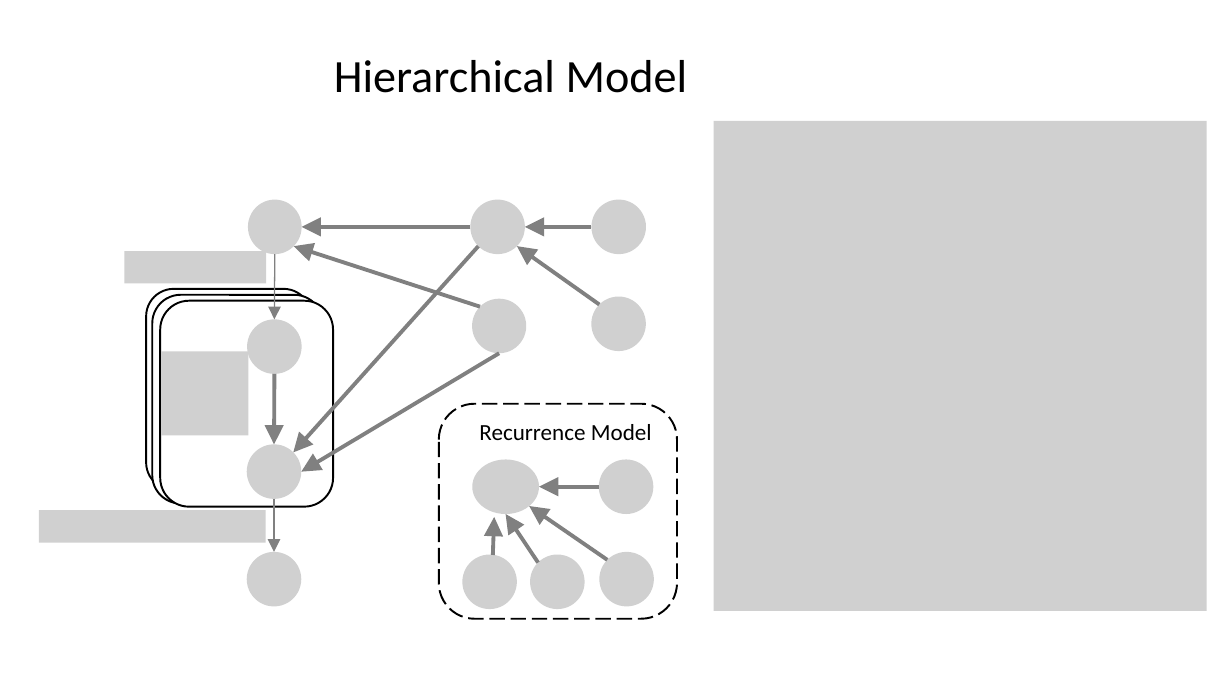
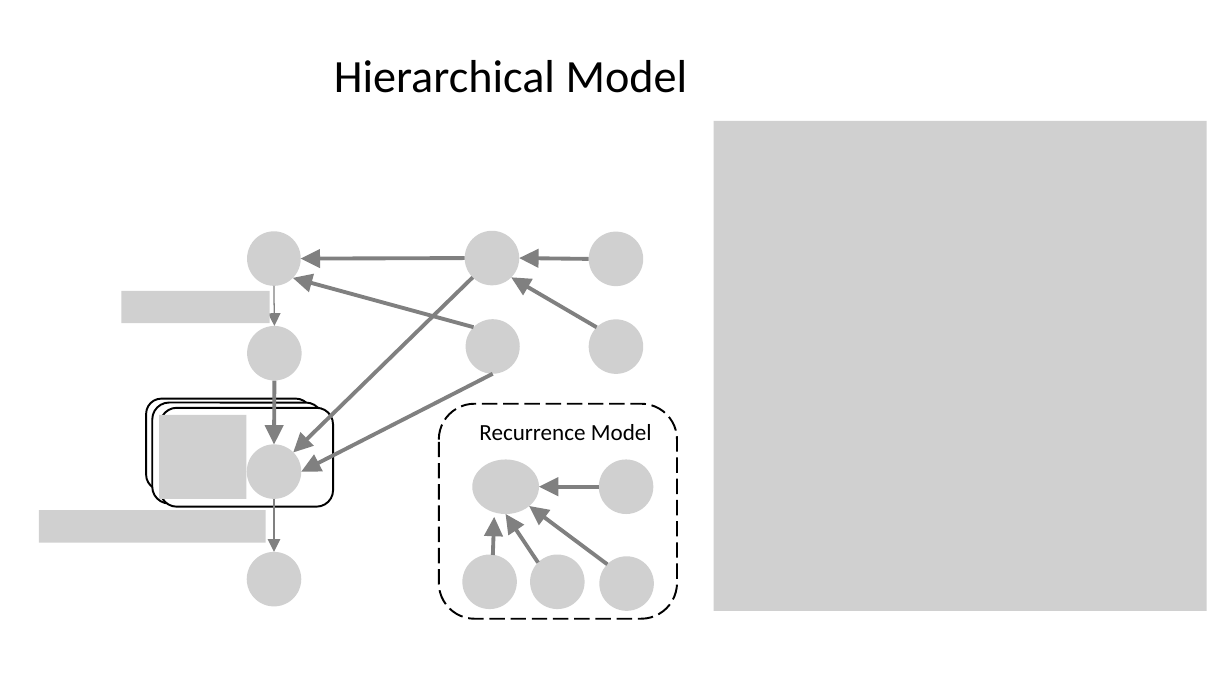
Before and after one commit to Guiliang/sport-analytic-variational-embedding, a slide deck: slide 3 of sport-vae.pptx. Drawn at 1232x693 pixels with LibreOffice and Linux fonts; fonts in the diff are those of the drawing; grey boxes stand for pictures. Boxes give left, top, right and bottom in pixels: in the first picture for what was removed or moved away, otherwise in the second. Text is boxed around its words. In the diff, an @@ line names an element or a change of style, - is before the commit and + after.

```diff
--- a/sport-vae.pptx
+++ b/sport-vae.pptx
@@ picture: place and size @@
-picture at (248,200,301,254)
+picture at (247,231,300,286)
@@ 2 pictures, 1 arrow: place and size @@
-2 pictures, 1 arrow at (470,200,646,254)
+2 pictures, 1 arrow at (465,231,643,287)
@@ picture removed at (125,251,266,284) @@
@@ arrow moved from (470, 227) - (301, 227) to (465, 258) - (300, 259) @@
@@ picture added at (121,291,269,323) @@
@@ arrow moved from (274, 254) - (274, 320) to (274, 286) - (274, 326) @@
@@ arrow moved from (479, 246) - (293, 453) to (473, 277) - (293, 453) @@
@@ arrow moved from (480, 307) - (294, 246) to (473, 327) - (293, 278) @@
@@ arrow moved from (600, 305) - (517, 246) to (597, 327) - (511, 277) @@
@@ picture: place and size @@
-picture at (247,320,301,374)
+picture at (247,326,301,381)
@@ picture: place and size @@
-picture at (472,299,527,353)
+picture at (466,319,520,373)
@@ picture: place and size @@
-picture at (592,297,646,351)
+picture at (589,320,643,374)
@@ picture removed at (161,351,249,435) @@
@@ arrow moved from (274, 374) - (274, 445) to (274, 381) - (274, 445) @@
@@ arrow moved from (499, 353) - (301, 471) to (493, 374) - (301, 471) @@
@@ rounded rectangle: place and size @@
-rounded rectangle at (146,289,311,491)
+rounded rectangle at (146,398,311,490)
@@ rounded rectangle: place and size @@
-rounded rectangle at (152,295,323,504)
+rounded rectangle at (152,403,323,504)
@@ picture added at (159,415,247,499) @@
@@ rounded rectangle: place and size @@
-rounded rectangle at (160,300,333,506)
+rounded rectangle at (160,408,333,506)
@@ arrow moved from (607, 560) - (530, 506) to (607, 565) - (530, 506) @@
@@ picture: place and size @@
-picture at (600,552,654,606)
+picture at (600,556,654,611)
```
Also in this commit, not shown: 3 other slides changed, 1 slide added.
